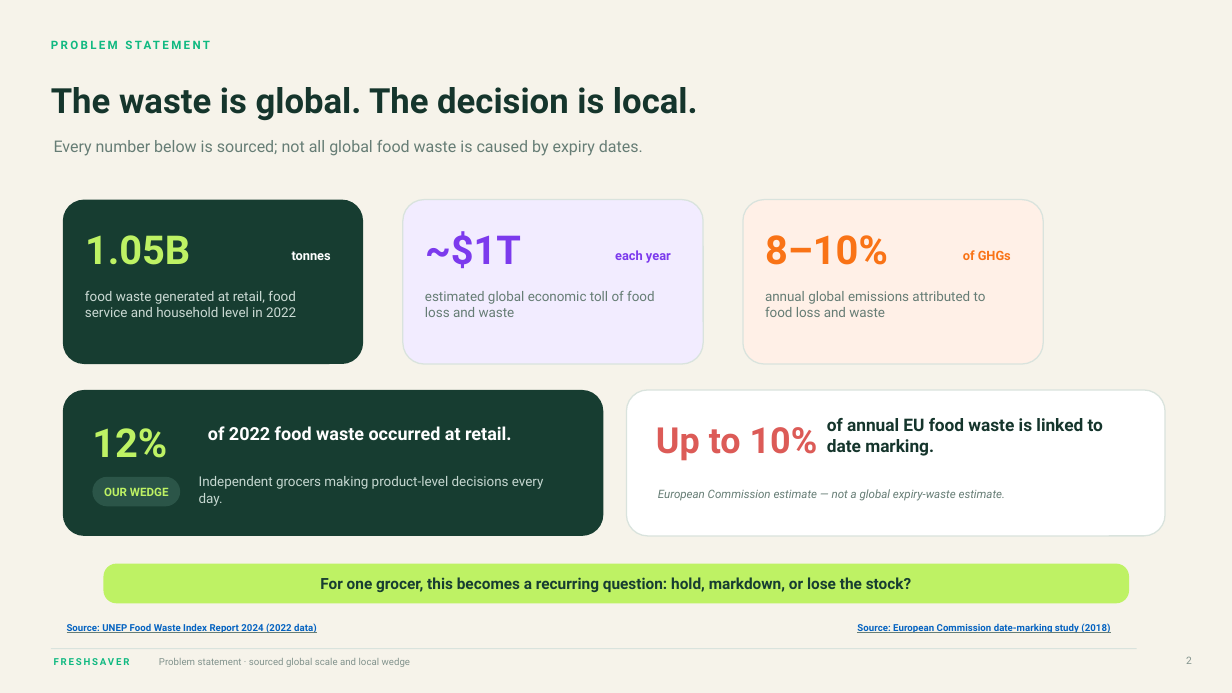
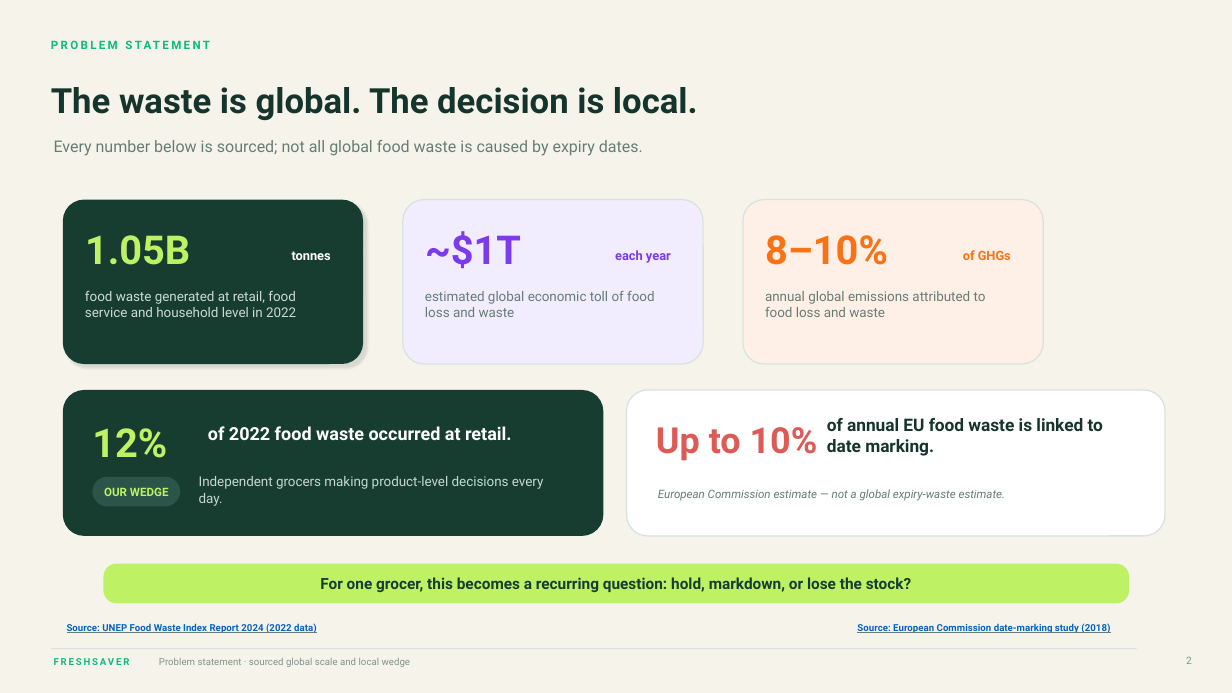
Before and after one commit to Utpal-Kalita/FreshSaver-AI, a slide deck: slide 2 of docs/deck/FreshSaver-AI-Builders-Hackathon.pptx. Drawn at 1232x693 pixels with LibreOffice and Linux fonts; fonts in the diff are those of the drawing. Boxes give left, top, right and bottom in pixels: in the first picture for what was removed or moved away, otherwise in the second. Text is boxed around its words. In the diff, an @@ line names an element or a change of style, - is before the commit and + after.

```diff
--- a/docs/deck/FreshSaver-AI-Builders-Hackathon.pptx
+++ b/docs/deck/FreshSaver-AI-Builders-Hackathon.pptx
@@ rounded rectangle at [63,200,363,364]: shadow changed @@
```
Also in this commit, not shown: 1 slide added, 1 slide removed, 4 other files.
